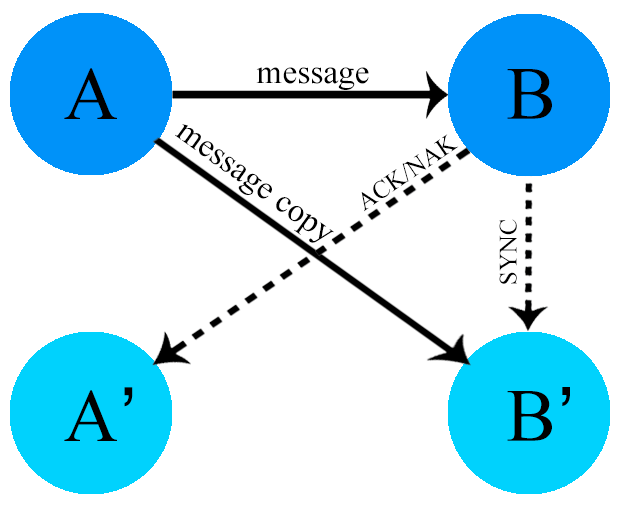
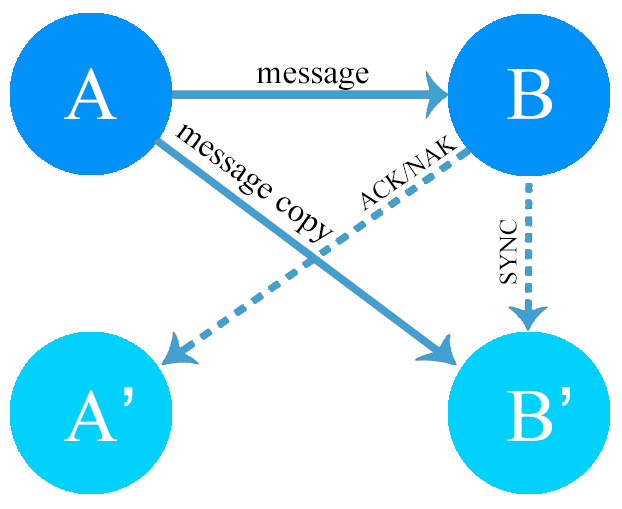
Before/after of a w=622, h=509 layered artwork. What changed in the layer stack:
painted on "B’" over [507, 387, 570, 441]
painted on "A’" over [64, 387, 133, 441]
painted on "B" over [507, 69, 552, 119]
painted on "A" over [64, 68, 117, 119]
painted on "图层 6" over [152, 147, 471, 366]
painted on "图层 5 拷贝" over [152, 137, 471, 366]
painted on "图层 5" over [172, 73, 448, 117]
painted on "图层 6 拷贝" over [509, 183, 546, 330]
